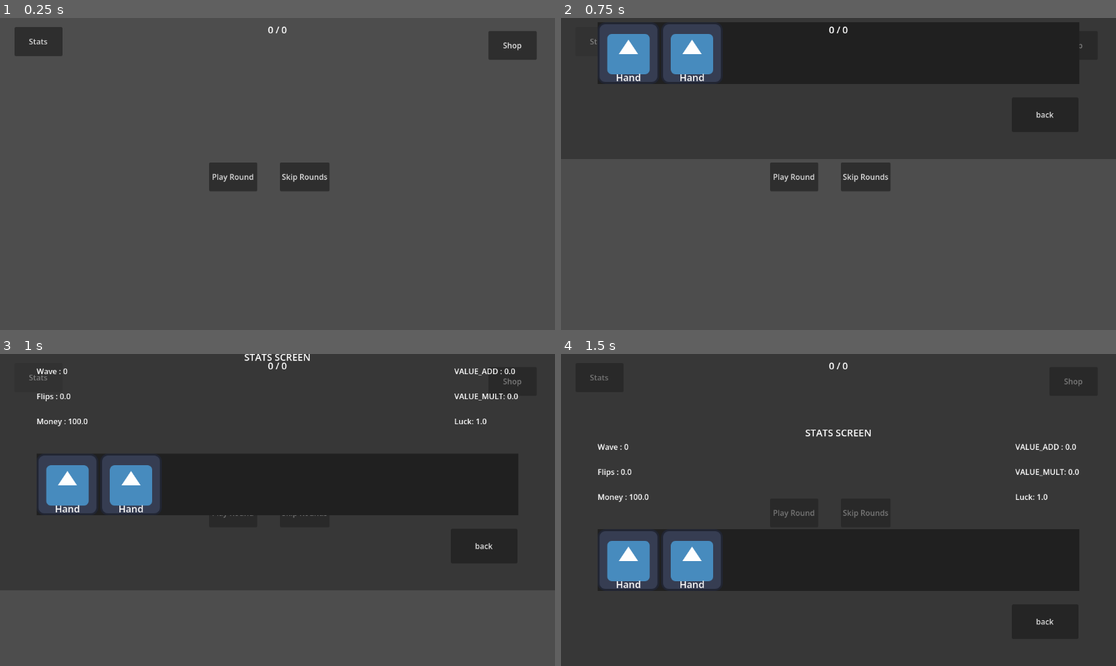
Above: before the commit, frames 1-4 (two rows, left to right).
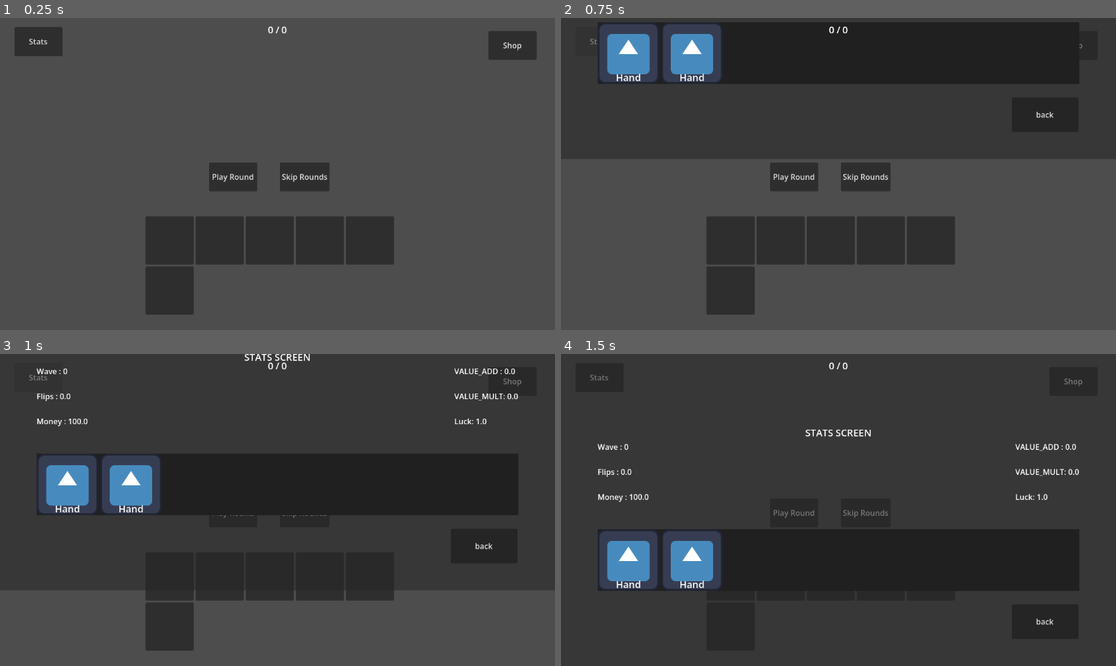
Above: after the commit, the same moments.

Repository: iceknith/Organ-Gambler-Full
Game: Godot game, scene res://src/game_scenes/main/main.tscn
Same seed, same stepped clock (60 frames per second), same inputs: the game is played once before the commit and once after it. The engine's default icon, where the game draws it, is replaced by a stand-in: a white triangle on a blue panel in a dark square.
Inputs:
- Up to frame 1 (0.25 s): no input
- Up to frame 2 (0.75 s): click "Stats" at 0.5 s
- Up to frame 3 (1 s): no input
- Up to frame 4 (1.5 s): click "Shop" at 1.25 s

The runs differ from the first frame. In frame 1, 8.0% of the frame differs, in the area x 26-71%, y 63-96%; in frame 2, 8.0%; in frame 3, 2.8%; in frame 4, less than 0.1%.

Commit message:
added coin_slot

Diff:
--- /dev/null
+++ b/src/game_scenes/hub/coin_slot/coin_slot.gd
@@ -0,0 +1,11 @@
+class_name CoinSlot extends Button
+
+var coin:Coin
+
+signal selected
+
+func _ready() -> void:
+	pass
+
+func load_coin() -> void:
+	text = "Default"
--- /dev/null
+++ b/src/game_scenes/hub/coin_slot/coin_slot.tscn
@@ -0,0 +1,8 @@
+[gd_scene format=3 uid="uid://bh6wr4nm4eyrr"]
+
+[ext_resource type="Script" uid="uid://c27dwvv7j2oll" path="res://src/game_scenes/hub/coin_slot/coin_slot.gd" id="1_wa75r"]
+
+[node name="CoinSlot" type="Button" unique_id=964446660]
+custom_minimum_size = Vector2(100, 100)
+toggle_mode = true
+script = ExtResource("1_wa75r")
--- a/src/game_scenes/hub/hub.gd
+++ b/src/game_scenes/hub/hub.gd
@@ -1,6 +1,10 @@
 class_name Hub extends Control
 
+@onready var coin_slot_scene:PackedScene = preload("res://src/game_scenes/hub/coin_slot/coin_slot.tscn")
+
+
 func _ready() -> void:
+	load_coin_slot()
 	connect_signals()
 
 func connect_signals():
@@ -9,3 +13,9 @@
 	$Shop.pressed.connect(Main.main.switch_to_scene.bind("shop"))
 	$Stats.pressed.connect(Main.main.switch_to_scene.bind("stats"))
 	#$SkipRounds.pressed.connect(GameData.next_wave)
+
+func load_coin_slot():
+	var slot:CoinSlot
+	for n in Player.maxCoinCount:
+		slot = coin_slot_scene.instantiate()
+		$CoinsContainer.add_child(slot)
--- a/src/game_scenes/hub/hub.tscn
+++ b/src/game_scenes/hub/hub.tscn
@@ -1,8 +1,8 @@
-[gd_scene load_steps=2 format=3 uid="uid://cafxs6s1gkct"]
+[gd_scene format=3 uid="uid://cafxs6s1gkct"]
 
 [ext_resource type="Script" uid="uid://bjarfd8tcxj6i" path="res://src/game_scenes/hub/hub.gd" id="1_g5bm1"]
 
-[node name="Hub" type="Control"]
+[node name="Hub" type="Control" unique_id=220278144]
 layout_mode = 3
 anchors_preset = 15
 anchor_right = 1.0
@@ -11,7 +11,7 @@
 grow_vertical = 2
 script = ExtResource("1_g5bm1")
 
-[node name="PlayRound" type="Button" parent="."]
+[node name="PlayRound" type="Button" parent="." unique_id=704113636]
 custom_minimum_size = Vector2(100, 60)
 layout_mode = 0
 offset_left = 434.0
@@ -20,7 +20,7 @@
 offset_bottom = 360.0
 text = "Play Round"
 
-[node name="SkipRounds" type="Button" parent="."]
+[node name="SkipRounds" type="Button" parent="." unique_id=1515047951]
 custom_minimum_size = Vector2(100, 60)
 layout_mode = 0
 offset_left = 581.0
@@ -29,7 +29,7 @@
 offset_bottom = 360.0
 text = "Skip Rounds"
 
-[node name="Stats" type="Button" parent="."]
+[node name="Stats" type="Button" parent="." unique_id=206317480]
 custom_minimum_size = Vector2(100, 60)
 layout_mode = 0
 offset_left = 30.0
@@ -38,7 +38,7 @@
 offset_bottom = 79.0
 text = "Stats"
 
-[node name="Shop" type="Button" parent="."]
+[node name="Shop" type="Button" parent="." unique_id=770038673]
 custom_minimum_size = Vector2(100, 60)
 layout_mode = 0
 offset_left = 1014.0
@@ -46,3 +46,11 @@
 offset_right = 1114.0
 offset_bottom = 87.0
 text = "Shop"
+
+[node name="CoinsContainer" type="GridContainer" parent="." unique_id=1916341455]
+layout_mode = 0
+offset_left = 302.0
+offset_top = 412.0
+offset_right = 302.0
+offset_bottom = 452.0
+columns = 5
--- a/src/player/player.gd
+++ b/src/player/player.gd
@@ -31,8 +31,10 @@
 var attributeModifierHandlers:Dictionary[Attributes, AttributeModifierHandler] = {}
 
 # Coins
+@export var selectedCoinIndex:int = 0
 @export var maxCoinCount:int = 6
 @export var defaultCoins:Array[String] = [
+	"BaseCoin"
 ]
 var coins:Array[Coin]
 
Not shown, added: src/game_scenes/hub/coin_slot/coin_slot.gd.uid
